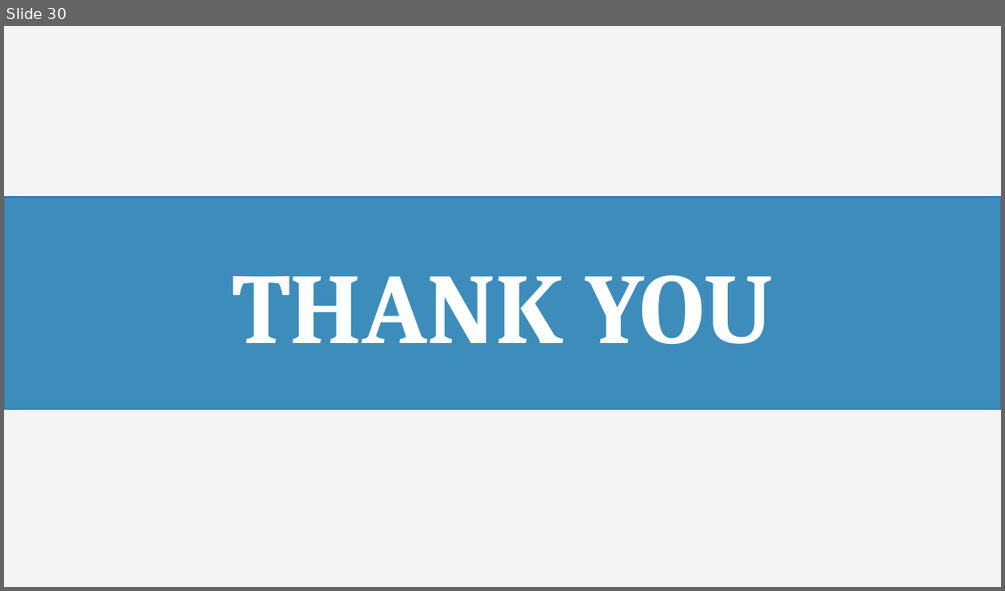
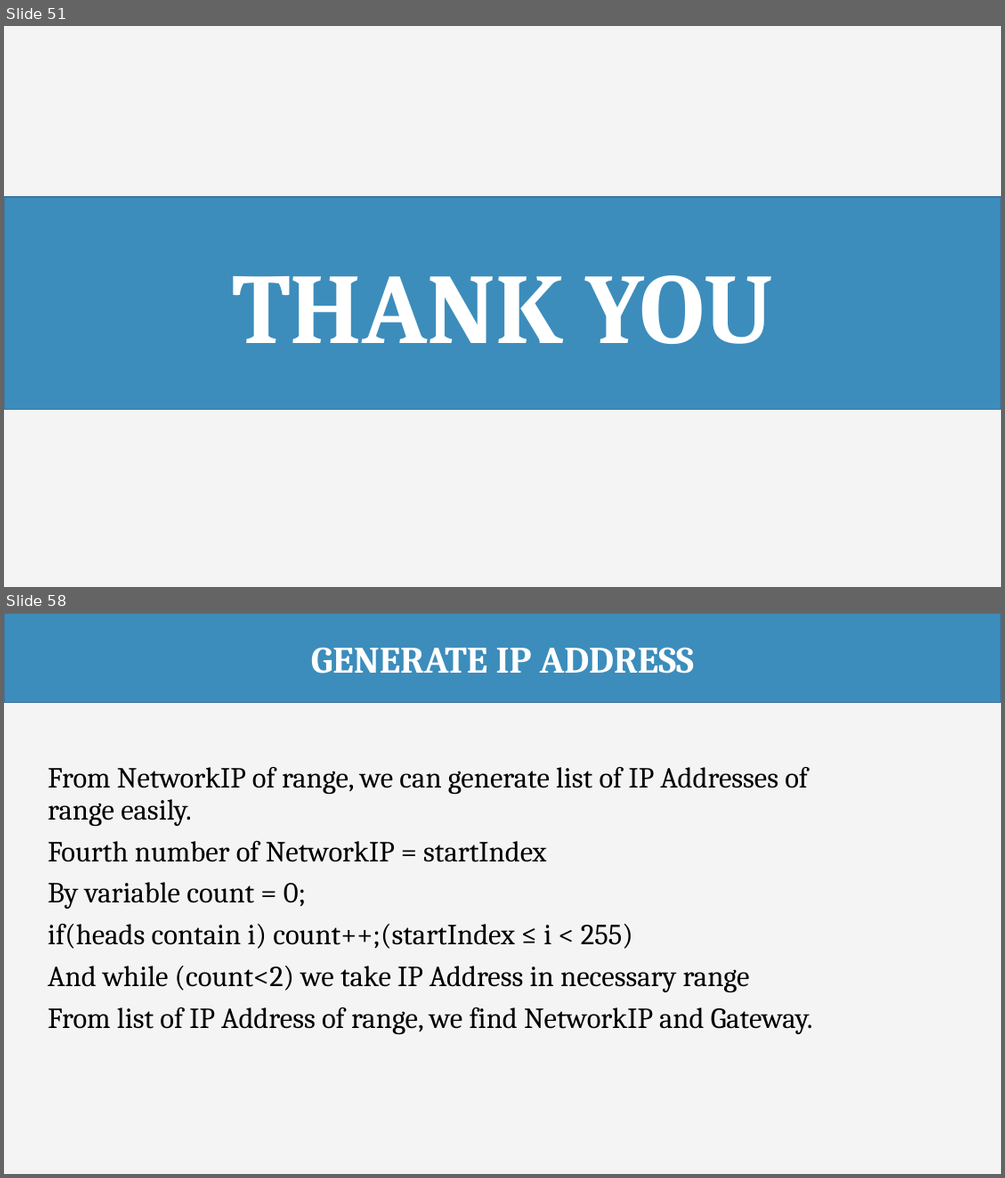
Before and after one commit to haltt051093/IMS-datacenter, a slide deck: Document/Presentation/IMS_20160407_Presentation.pptx. Shown one above the other, each under a label of ours: slide 30 before the commit, slides 51 and 58 after it; the slides between them are not shown. The pictures are 1005x591 and 1005x1178 pixels, drawn with LibreOffice and Linux fonts; fonts in the diff are those of the drawing. Boxes give left, top, right and bottom in pixels: in the first picture for what was removed or moved away, otherwise in the second. Text is boxed around its words. In the diff, an @@ line names an element or a change of style, - is before the commit and + after.

```diff
--- a/Document/Presentation/IMS_20160407_Presentation.pptx
+++ b/Document/Presentation/IMS_20160407_Presentation.pptx
@@ slide 58 added at bbox=[4, 613, 1001, 1174], background #F4F4F4 @@
@@ rectangle added at bbox=[4, 613, 1001, 703], fill #3C8DBC, outline #43739E 1 pt, 36 pt, text #FFFFFF, bold @@
+GENERATE IP ADDRESS
@@ text added at bbox=[48, 767, 813, 1034], 28 pt, text #000000 @@
+From NetworkIP of range, we can generate list of IP Addresses of range easily.
+Fourth number of NetworkIP = startIndex
+By variable count = 0;
+if(heads contain i) count++;(startIndex ≤ i < 255)
+And while (count<2) we take IP Address in necessary range
+From list of IP Address of range, we find NetworkIP and Gateway.
@@ what was slide 30 is now slide 51 @@
```
Also in this commit, not shown: 12 slides changed, 35 other slides added, 8 slides removed.
